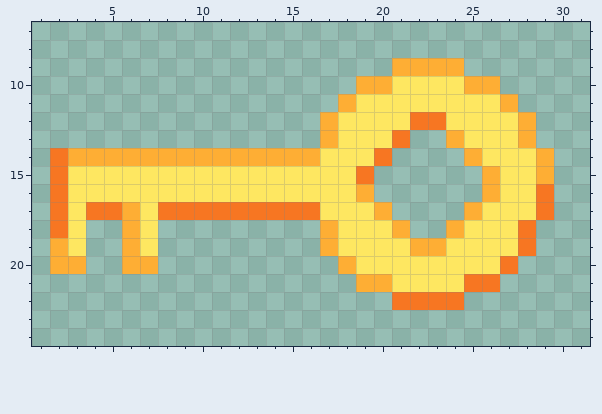
File history of a pixel-art file, assets/textures/key.aseprite. The first picture shows the starting point.
32x32 pixels, 1 frame. Shown: x 1..31, y 7..24.
After the commit:
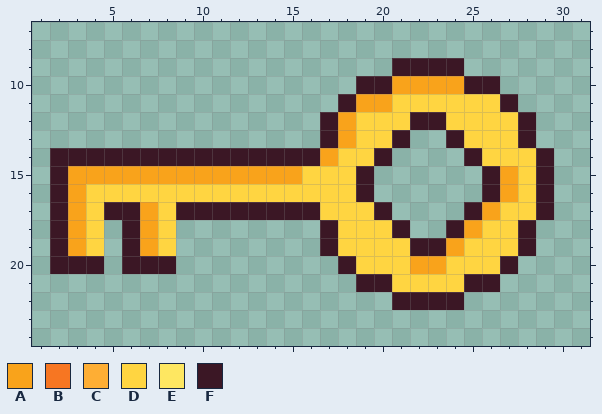
Palette (. is transparent): A #f9a31b  B #f77622  C #feae34  D #ffd541  E #fee761  F #3b1725
What changed:
Changed rows in their new state; - is an unchanged pixel.
first column x 2:
 9 -------------------FFFF-----
10 -----------------FFAAAAFF---
11 ----------------FAADDDDDDF--
12 ---------------FADDDFFDDDDF-
13 ---------------FADDF--FDDDF-
14 FFFFFFFFFFFFFFFADDF----FDDDF
15 FAAAAAAAAAAAAADDDF------FADF
16 FADDDDDDDDDDDDDDDF------FADF
17 FADFFADFFFFFFFFDDDF----FADDF
18 FAD-FAD--------FDDDF--FADDF-
19 FAD-FAD--------FDDDDFFADDDF-
20 FFF-FFF---------FDDDAADDDF--
21 -----------------FFDDDDFF---
22 -------------------FFFF-----
Changed places in both pictures, as pixel boxes (x1, y1, x2, y2):
changed: (50, 58, 554, 310)
